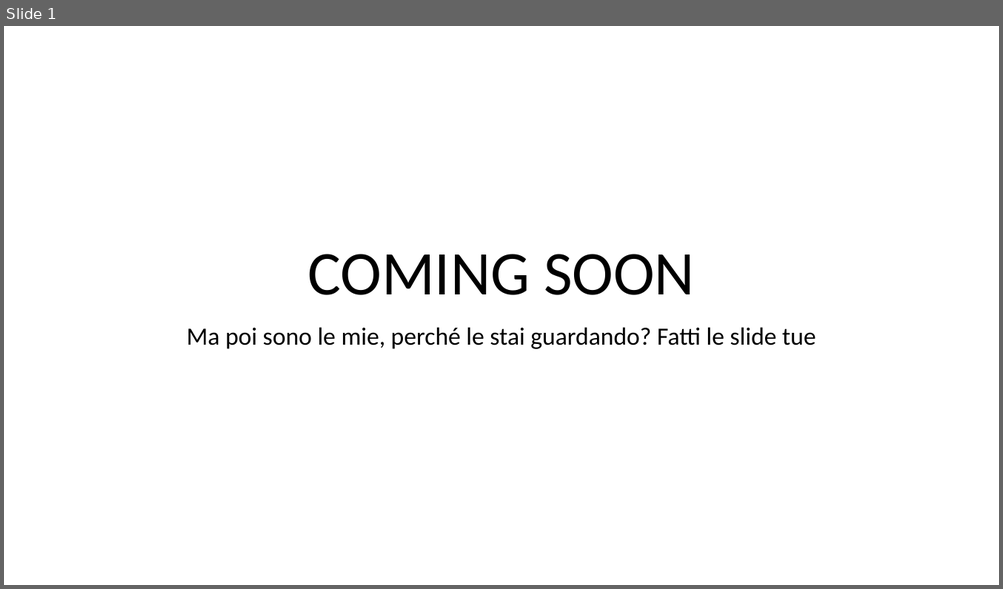
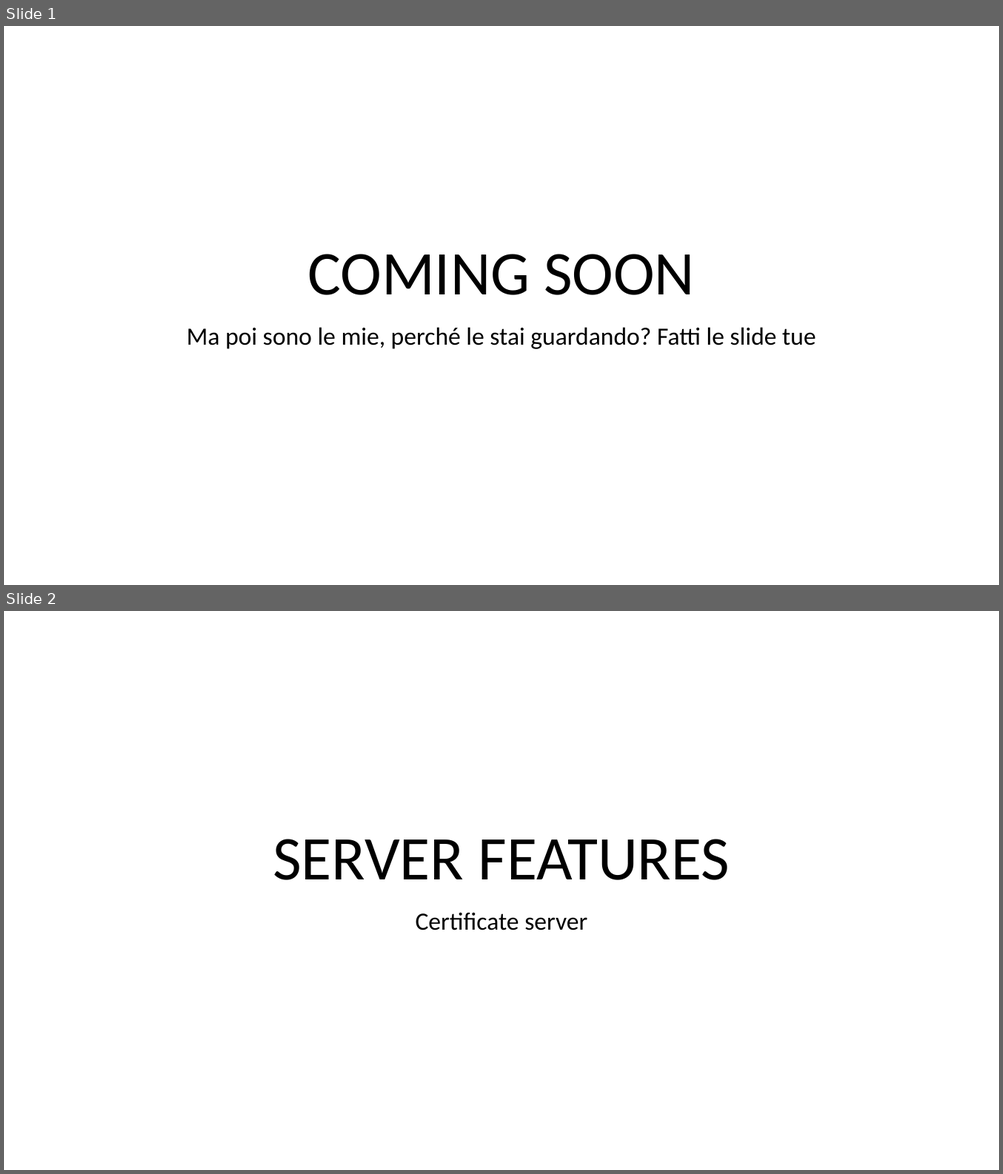
Before and after one commit to fparricelli/Encrypted-data-exchange-between-two-Arduino-boards-using-Symmetric-Encryption, a slide deck: Documentazione e cose così/Slide_concettuali_Luca.pptx. Shown one above the other, each under a label of ours: slide 1 before the commit, slides 1 and 2 after it. The pictures are 1003x589 and 1003x1174 pixels, drawn with LibreOffice and Linux fonts; fonts in the diff are those of the drawing. Boxes give left, top, right and bottom in pixels: in the first picture for what was removed or moved away, otherwise in the second. Text is boxed around its words. In the diff, an @@ line names an element or a change of style, - is before the commit and + after.

```diff
--- a/Documentazione e cose così/Slide_concettuali_Luca.pptx
+++ b/Documentazione e cose così/Slide_concettuali_Luca.pptx
@@ slide 2 added at (4,611,999,1170), background #FFFFFF @@
@@ title added at (273,839,729,880), 60 pt, text #000000 @@
+SERVER FEATURES
@@ subtitle added at (415,912,587,931), 24 pt, text #000000 @@
+Certificate server
```
Also in this commit, not shown: 8 other slides added, 10 other files.
